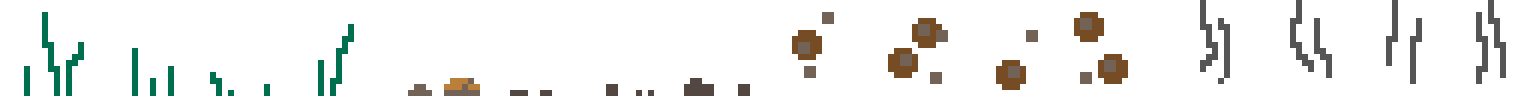
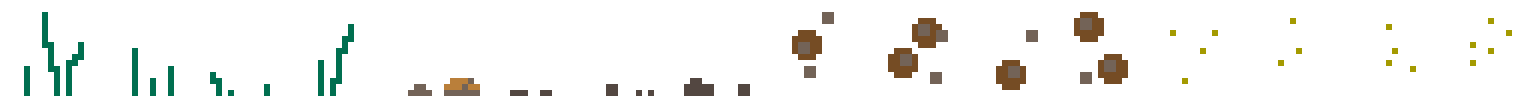
Comparing the layer stacks of the two 1536 × 96 images. Changes:
added layer "Layer 1" above "cracks" over box(1170, 18, 1512, 84)
hid "cracks" over box(1200, 0, 1506, 84)
